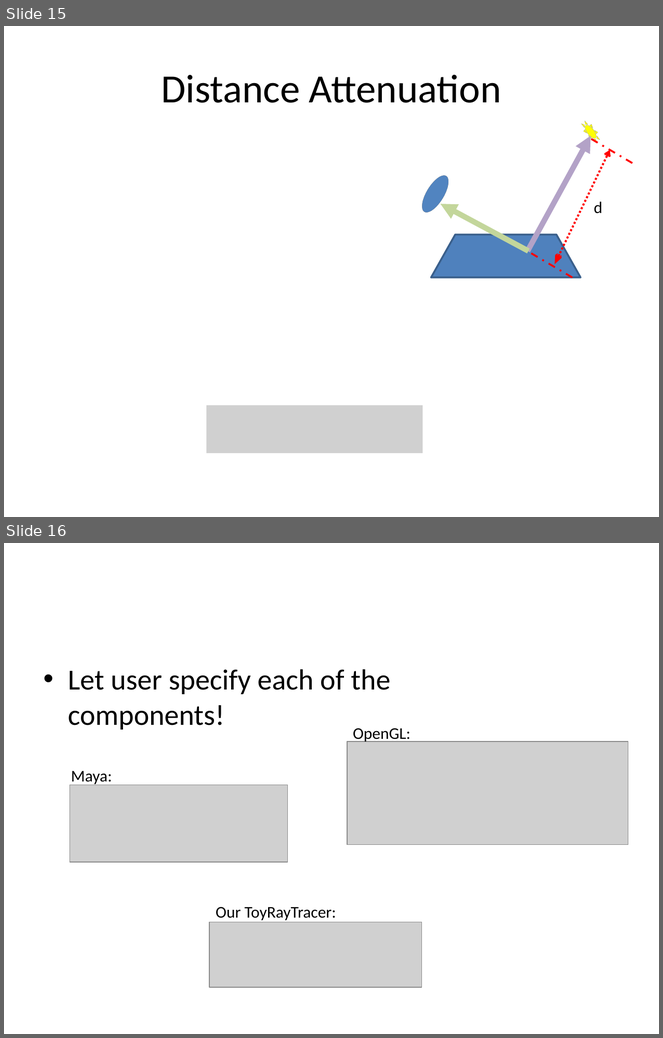
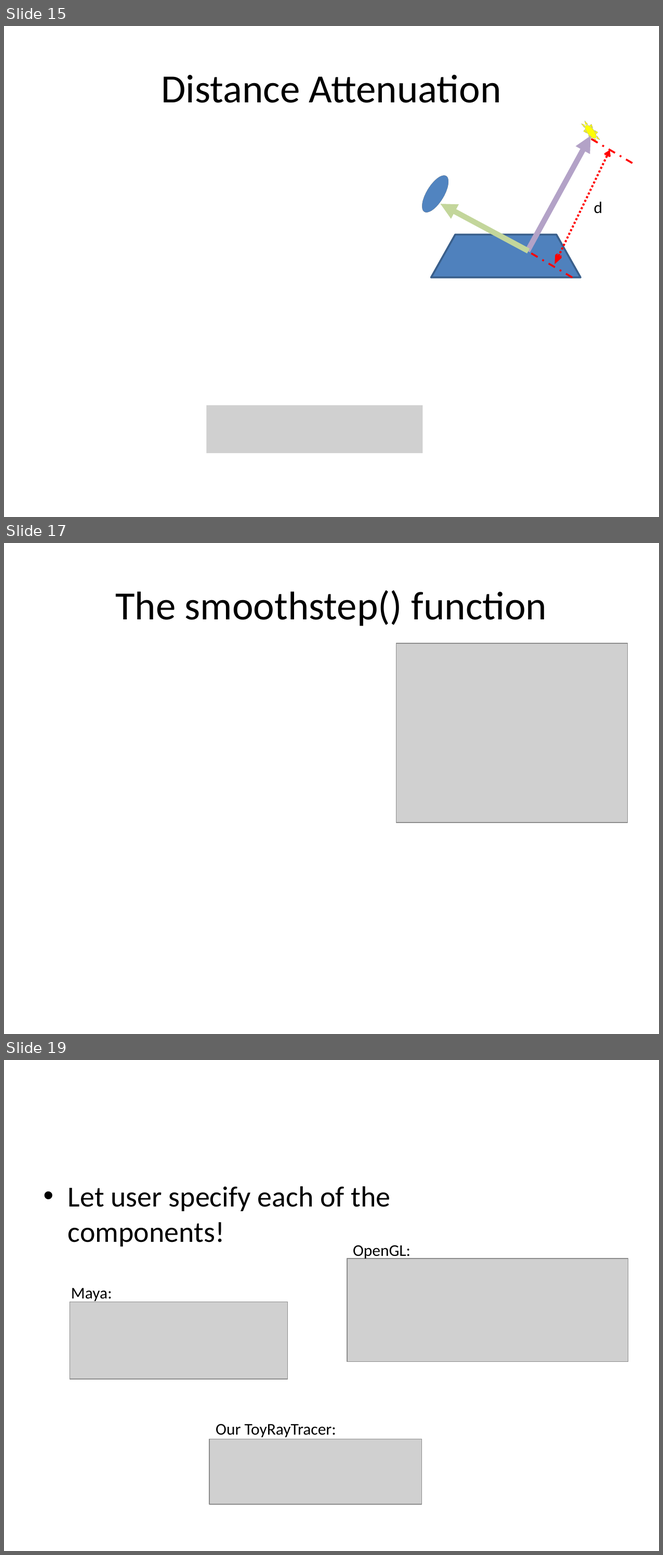
Before and after one commit to myuwbclasses/CSS552, a slide deck: LectureNotes/M2-Phong-Slides/2-3.LightSources.pptx. Shown one above the other, each under a label of ours: slides 15 and 16 before the commit, slides 15, 17 and 19 after it; the slides between them are not shown. The pictures are 663x1038 and 663x1555 pixels, drawn with LibreOffice and Linux fonts; fonts in the diff are those of the drawing; grey boxes stand for pictures. Boxes give left, top, right and bottom in pixels: in the first picture for what was removed or moved away, otherwise in the second. Text is boxed around its words. In the diff, an @@ line names an element or a change of style, - is before the commit and + after.

```diff
--- a/LectureNotes/M2-Phong-Slides/2-3.LightSources.pptx
+++ b/LectureNotes/M2-Phong-Slides/2-3.LightSources.pptx
@@ slide 17 added at (x1=4, y1=543, x2=659, y2=1034), background #FFFFFF @@
@@ title added at (x1=115, y1=590, x2=547, y2=626), 44 pt, text #000000 @@
+The smoothstep() function
@@ picture added at (x1=397, y1=643, x2=628, y2=823) @@
@@ what was slide 16 is now slide 19 @@
```
Also in this commit, not shown: 2 other slides added.
